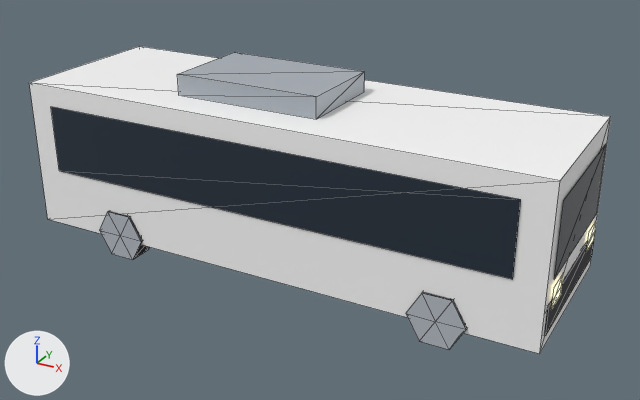
The glTF model public/models/props/bus.glb: old version first, new version second.
Before and after are seen from a 50 mm lens placed at (0.59, -1.024, 0.616), pointed at (0.028, -0.002, 0.106). The lights are fixed; the arrows at lower left show +X, +Y and +Z. The first picture is the older version. Mesh edges are drawn as thin lines. Vertices at exactly the same position are counted once.

The first picture shows 'bus'.
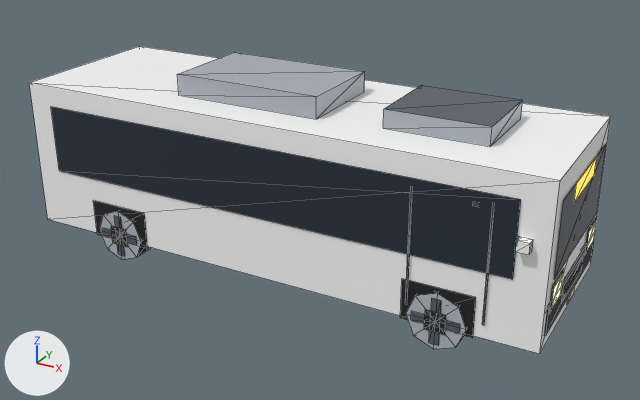
Pixel boxes [x1, y1, x2, y2] of what changed, in the pictures (640 x 400 px):
part 1 of me_bus, added: after [515, 237, 533, 255]
part 2 of me_bus, added: after [383, 85, 523, 147]
part 3 of me_bus, built on: before [100, 211, 467, 350]; after [93, 157, 597, 349]

The change, as a diff of the scene's bpy script:
```diff
--- a/public/models/props/bus.glb.py
+++ b/public/models/props/bus.glb.py
@@ mat_glow_sign @@
+mat_glow_sign = bpy.data.materials.new('glow_sign')
+# nodes: BsdfPrincipled, Mix, OutputMaterial, VertexColor
+# colours: orange #ffc94d, orange #f5c04a, mixed with the vertex colours
@@ mat_glow_tail @@
+mat_glow_tail = bpy.data.materials.new('glow_tail')
+# nodes: BsdfPrincipled, Mix, OutputMaterial, VertexColor
+# colours: red #ff3030, red #a01818, mixed with the vertex colours
@@ mat_metal_dark @@
+mat_metal_dark = bpy.data.materials.new('metal_dark')
+# nodes: BsdfPrincipled, Mix, OutputMaterial, VertexColor
+# colours: greyish blue #59616b, mixed with the vertex colours
@@ mat_white @@
+mat_white = bpy.data.materials.new('white')
+# nodes: BsdfPrincipled, Mix, OutputMaterial, VertexColor
+# colours: white #f1eee6, mixed with the vertex colours
@@ me_bus @@
 # used by ob_bus; location = (0.0, 0.0, 0.0)
-me_bus.from_pydata(...)  # 100 vertices, 136 faces; spans x -0.39..0.393, y -0.129..0.129, z 0.005..0.282
+me_bus.from_pydata(...)  # 288 vertices, 278 faces; spans x -0.393..0.393, y -0.136..0.136, z 0.0..0.282
+# me_bus part 1: the loose piece of 8 vertices spanning x 0.38..0.392, y -0.115..0.115, z 0.052..0.092 is copied, and the copy is scaled about its middle by (1.33, 0.0522, 0.35), then moved by (-0.026, -0.13, 0.097), in mat_car_body; it spans x 0.352..0.368, y -0.136..-0.124, z 0.162..0.176
+# me_bus part 2: the loose piece of 8 vertices spanning x -0.16..0.06, y -0.07..0.07, z 0.252..0.282 is copied, and the copy is scaled about its middle by (0.636, 0.857, 0.833), then moved by (0.27, 0.0, -0.002); it spans x 0.15..0.29, y -0.06..0.06, z 0.252..0.277
+# me_bus part 3
+# 32 faces are deleted
+# 8 vertices in x -0.22..0.28, y -0.129..0.129, z 0.075 move by (0.008, 0.0, -0.007)
+# 8 vertices in x -0.26..0.24, y -0.129..0.129, z 0.075 move by (-0.008, 0.0, -0.007)
+# 8 vertices in x -0.26..0.24, y -0.129..0.129, z 0.005 move by (-0.008, 0.0, 0.007)
+# 8 vertices in x -0.22..0.28, y -0.129..0.129, z 0.005 move by (0.008, 0.0, 0.007)
+# 94 vertices are added at x -0.393..0.393, y -0.134..0.134, z 0.008..0.222
+# 8 new vertices lie (-0.028, 0.0, 0.012) away from vertices in x -0.22..0.28, y -0.129..0.129, z 0.075
+# 8 new vertices lie (0.028, 0.0, -0.012) away from vertices in x -0.26..0.24, y -0.129..0.129, z 0.005
+# 8 new vertices lie (0.096, 0.0, 0.0) away from vertices in x -0.288..0.212, y -0.126..0.126, z 0.03..0.086
+# 8 new vertices lie (0.064, 0.0, 0.0) away from vertices in x -0.272..0.228, y -0.13..0.13, z 0.034..0.046
+# 8 new vertices lie (0.028, 0.0, 0.0) away from vertices in x -0.254..0.246, y -0.131..0.131, z 0.026..0.054
+# 8 new vertices lie (0.012, 0.0, 0.0) away from vertices in x -0.246..0.254, y -0.13..0.13, z 0.008..0.072
+# 8 new vertices lie (0.0, 0.048, 0.0) away from vertices in x -0.392..0.392, y -0.109..0.061, z 0.078..0.116
+# 6 new vertices lie (0.0, 0.0, 0.004) away from vertices in x 0.296..0.393, y -0.128..0.128, z 0.072..0.204
+# 4 new faces join them, mat_car_glass
+# 22 new faces join them, mat_metal_dark
+# 34 new faces join them, mat_black
+# 4 new faces join them, mat_white
+# 4 new faces join them, mat_glow_tail
+# 2 new faces join them, mat_glow_sign
+# 32 new faces join them, mat_tire
+# 32 new faces join them, mat_rim
+# other edits to the shape of me_bus do not show in these pictures
 me_bus.materials.append(mat_car_body)
@@ me_bus @@
 me_bus.materials.append(mat_rim)
+me_bus.materials.append(mat_metal_dark)
+me_bus.materials.append(mat_white)
+me_bus.materials.append(mat_glow_tail)
+me_bus.materials.append(mat_glow_sign)
```
